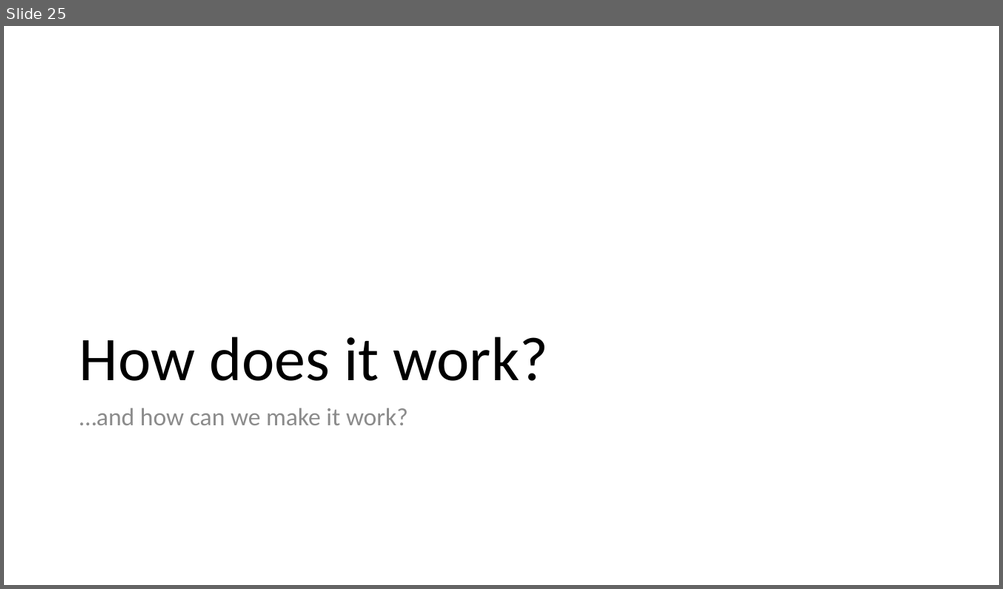
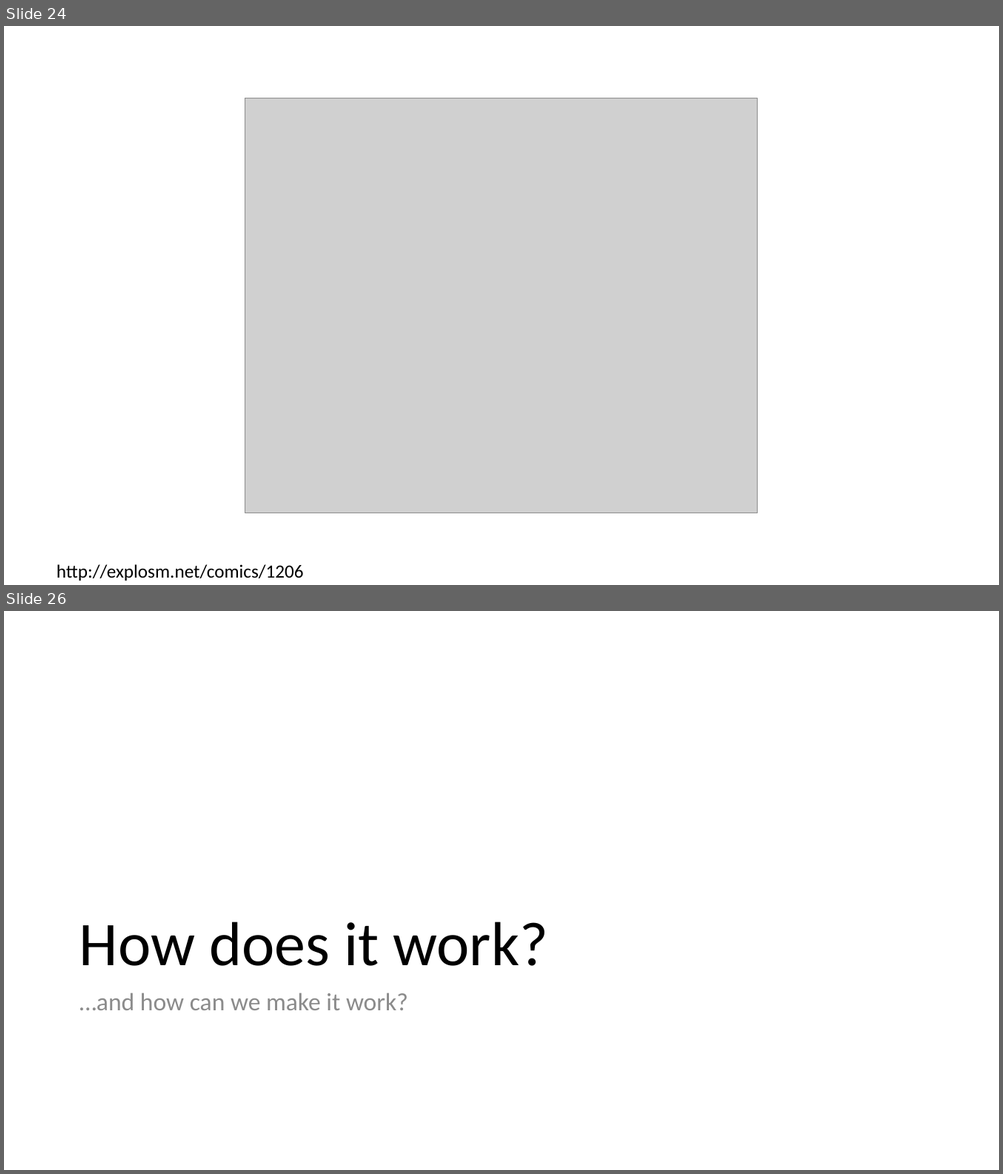
Before and after one commit to cchen23/AI4ALL_NLP, a slide deck: splash_slides.pptx. Shown one above the other, each under a label of ours: slide 25 before the commit, slides 24 and 26 after it; the slides between them are not shown. The pictures are 1003x589 and 1003x1174 pixels, drawn with LibreOffice and Linux fonts; fonts in the diff are those of the drawing; grey boxes stand for pictures. Boxes give left, top, right and bottom in pixels: in the first picture for what was removed or moved away, otherwise in the second. Text is boxed around its words. In the diff, an @@ line names an element or a change of style, - is before the commit and + after.

```diff
--- a/splash_slides.pptx
+++ b/splash_slides.pptx
@@ slide 24 added at (4, 26, 999, 585), background #FFFFFF @@
@@ picture added at (245, 98, 757, 513) @@
@@ text added at (57, 565, 304, 581), 18 pt, text #000000 @@
+http://explosm.net/comics/1206
@@ what was slide 25 is now slide 26 @@
```
Also in this commit, not shown: 3 slides changed, 5 other slides added, 2 slides removed.
